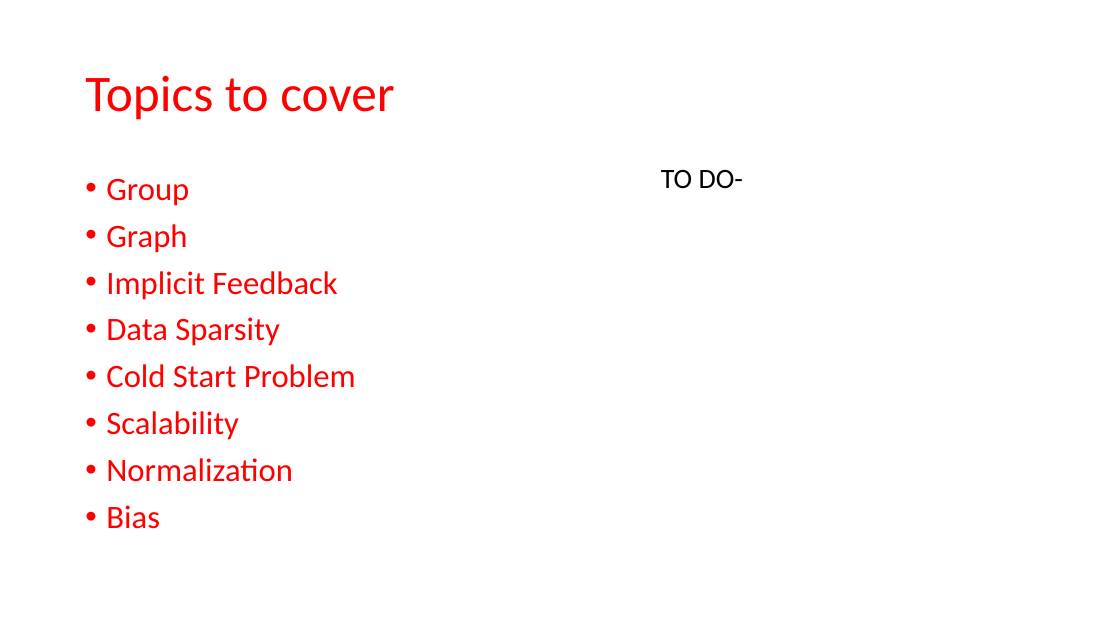
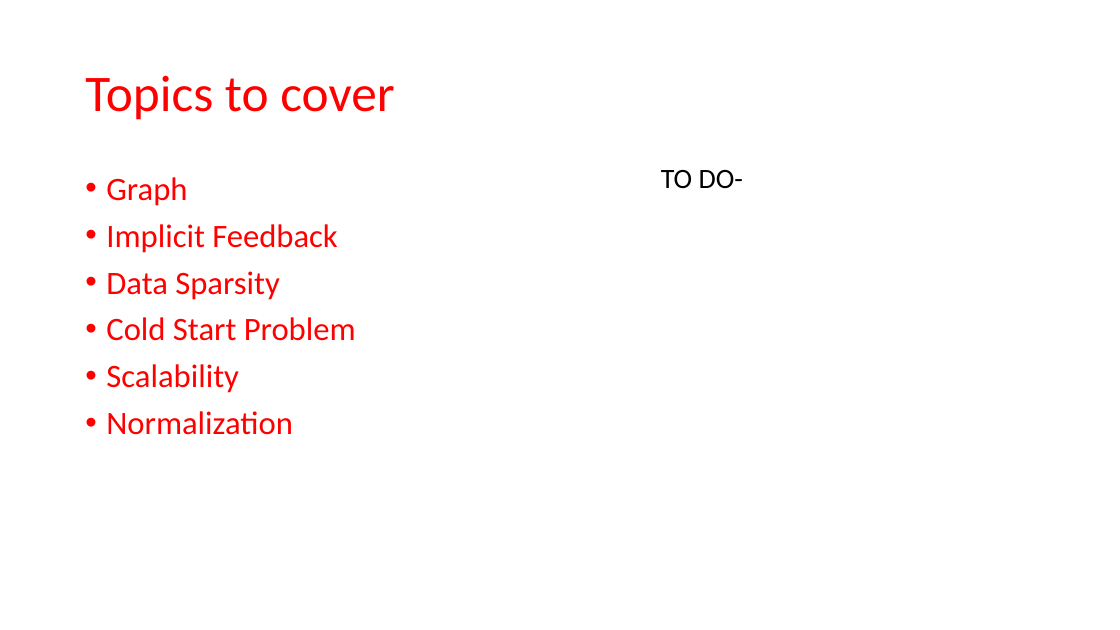
Before and after one commit to DibyamAgrawal/RS-ppt, a slide deck: slide 21 of summer_Basics of RS.pptx. Drawn at 1120x630 pixels with LibreOffice and Linux fonts; fonts in the diff are those of the drawing. Boxes give left, top, right and bottom in pixels: in the first picture for what was removed or moved away, otherwise in the second. Text is boxed around its words. In the diff, an @@ line names an element or a change of style, - is before the commit and + after.

```diff
--- a/summer_Basics of RS.pptx
+++ b/summer_Basics of RS.pptx
@@ text at (106, 178, 189, 206): paragraph removed @@
-• Group
@@ text at (106, 505, 160, 529): paragraph removed @@
-• Bias
```
Also in this commit, not shown: 4 other slides changed, 8 other files.
